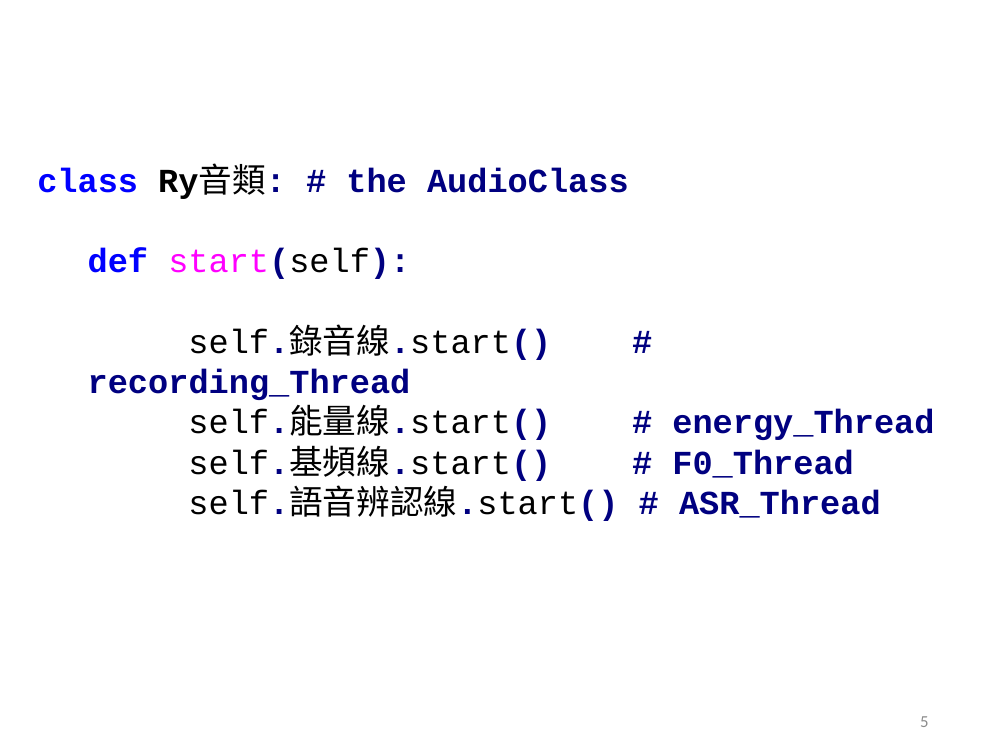
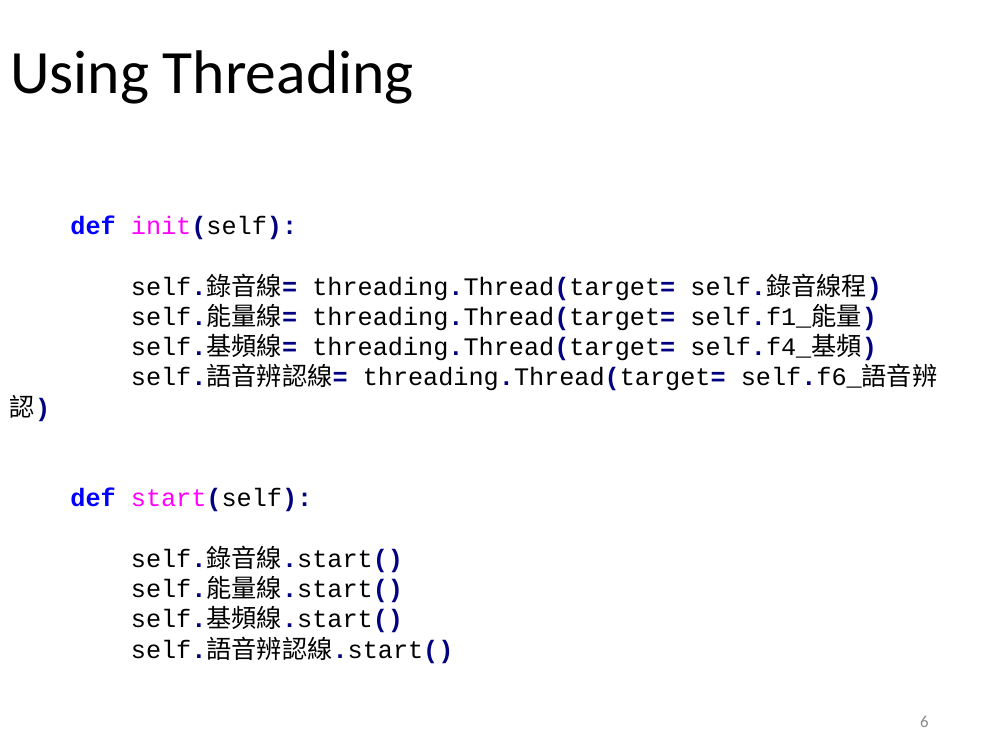
Before and after one commit to renyuanL/multilingualASR, a slide deck: slide 6 of ryMultilingualSongTrans.pptx (slide 5 before the commit). Drawn at 1008x756 pixels with LibreOffice and Linux fonts; fonts in the diff are those of the drawing. Boxes give left, top, right and bottom in pixels: in the first picture for what was removed or moved away, otherwise in the second. Text is boxed around its words. In the diff, an @@ line names an element or a change of style, - is before the commit and + after.

```diff
--- a/ryMultilingualSongTrans.pptx
+++ b/ryMultilingualSongTrans.pptx
@@ title added at bbox=[10, 50, 414, 104], 44 pt, text #000000 @@
+Using Threading
@@ text "def init(self):": place and size @@
-text "def init(self):" at bbox=[37, 167, 934, 521]
+text "def init(self):" at bbox=[70, 216, 938, 664]
@@ text at bbox=[70, 216, 938, 391]: text changed; size 24 to 18 pt; text colour #000080 to #000000; bold off @@
-class Ry音類: # the AudioClass
+def init(self):
+self.錄音線= threading.Thread(target= self.錄音線程)
+self.能量線= threading.Thread(target= self.f1_能量)
+self.基頻線= threading.Thread(target= self.f4_基頻)
+self.語音辨認線= threading.Thread(target= self.f6_語音辨認)
@@ text at bbox=[70, 488, 312, 512]: size 24 to 18 pt in "def start(self):"; list level 2 to 1 in "def start(self):" @@
@@ text at bbox=[131, 548, 454, 664]: text changed; size 24 to 18 pt; text colour #000080 to #000000; bold off @@
-  self.錄音線.start() # recording_Thread
-  self.能量線.start() # energy_Thread
-  self.基頻線.start() # F0_Thread
-  self.語音辨認線.start() # ASR_Thread
+self.錄音線.start()
+self.能量線.start()
+self.基頻線.start()
+self.語音辨認線.start()
@@ page number at bbox=[920, 716, 928, 727]: text changed @@
-5
+6
```
Also in this commit, not shown: 5 other slides changed, 3 slides added, 3 other files.
